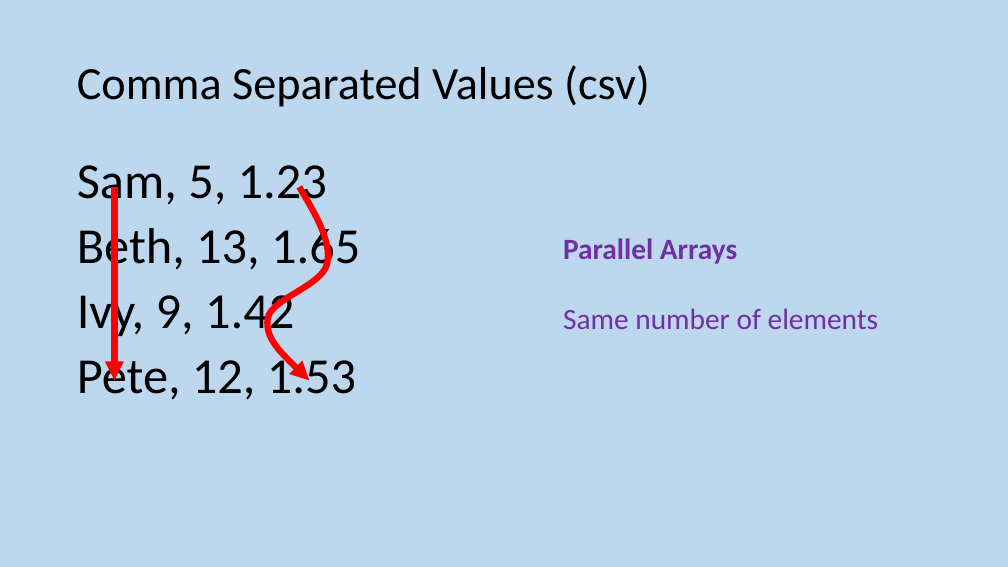
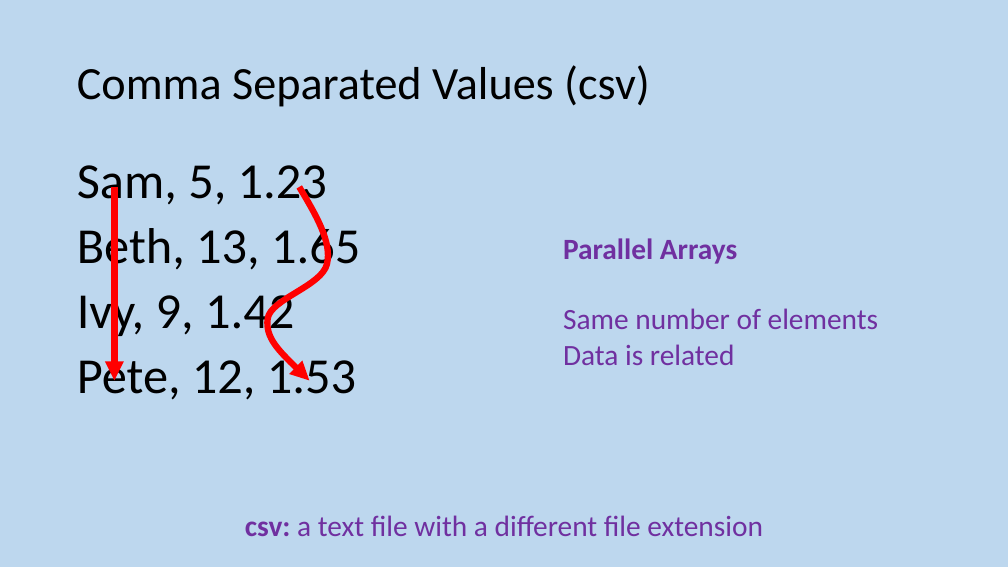
Before and after one commit to MrFriendCS/MrFriendCS.github.io, a slide deck: slide 112 of h-cs/sdd/H CS SDD Slides.pptx. Drawn at 1008x567 pixels with LibreOffice and Linux fonts; fonts in the diff are those of the drawing. Boxes give left, top, right and bottom in pixels: in the first picture for what was removed or moved away, otherwise in the second. Text is boxed around its words. In the diff, an @@ line names an element or a change of style, - is before the commit and + after.

```diff
--- a/h-cs/sdd/H CS SDD Slides.pptx
+++ b/h-cs/sdd/H CS SDD Slides.pptx
@@ text at (563,344,735,365): paragraph added @@
+Data is related
@@ text added at (245,515,763,536), 28 pt, text #7030A0 @@
+csv: a text file with a different file extension
```
Also in this commit, not shown: 1 other slide changed, 1 other file.
